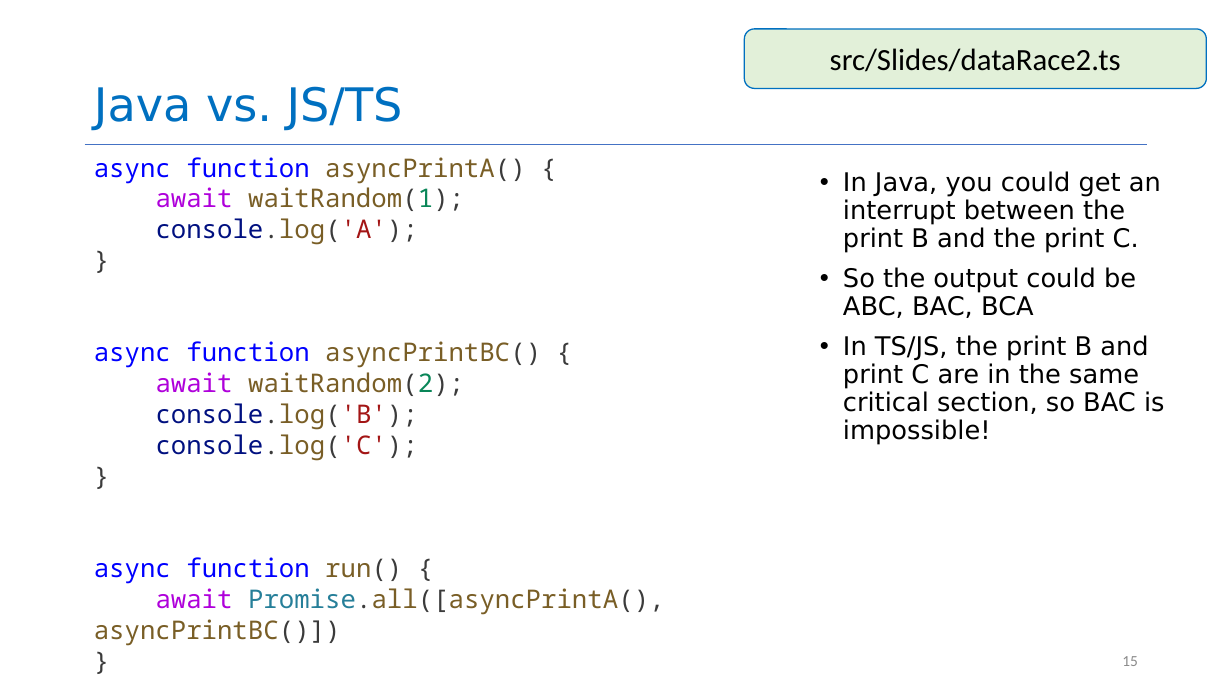
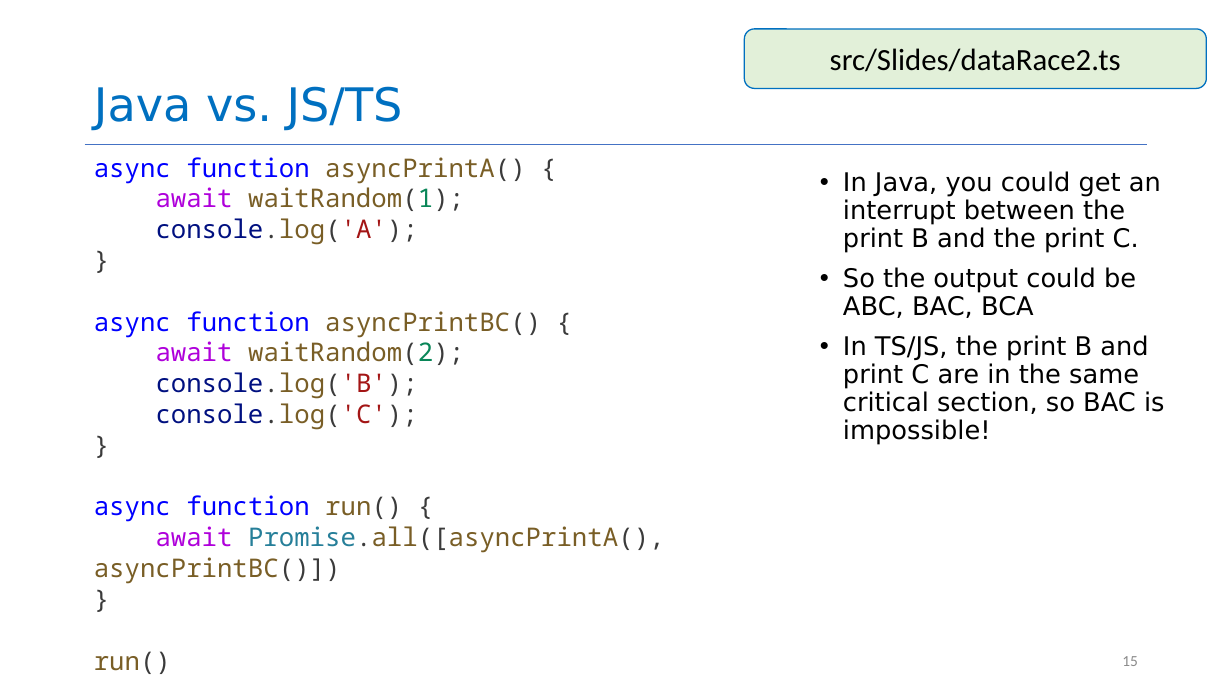
Before and after one commit to neu-se/CS4530-Summer-2026, a slide deck: slide 15 of Slides/Module 08 Concurrency Patterns in Typescript.pptx. Drawn at 1232x693 pixels with LibreOffice and Linux fonts; fonts in the diff are those of the drawing. Boxes give left, top, right and bottom in pixels: in the first picture for what was removed or moved away, otherwise in the second. Text is boxed around its words. In the diff, an @@ line names an element or a change of style, - is before the commit and + after.

```diff
--- a/Slides/Module 08 Concurrency Patterns in Typescript.pptx
+++ b/Slides/Module 08 Concurrency Patterns in Typescript.pptx
@@ text "async function asyncPrintA() {" rewrapped from (x1=94, y1=157, x2=665, y2=646) to (x1=94, y1=157, x2=665, y2=584) @@
```
Also in this commit, not shown: 3 other slides changed, 2 slides added, 1 other file.
